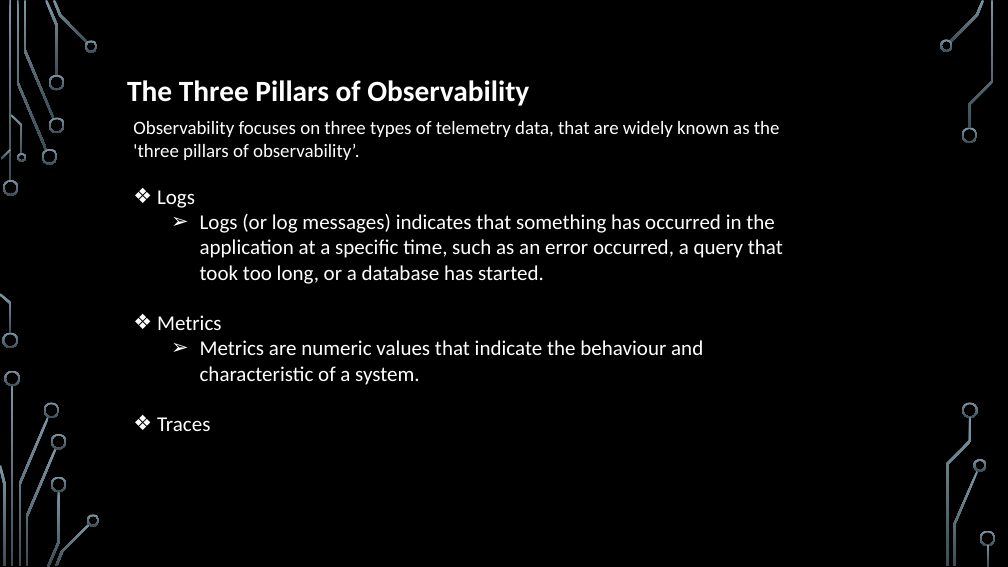
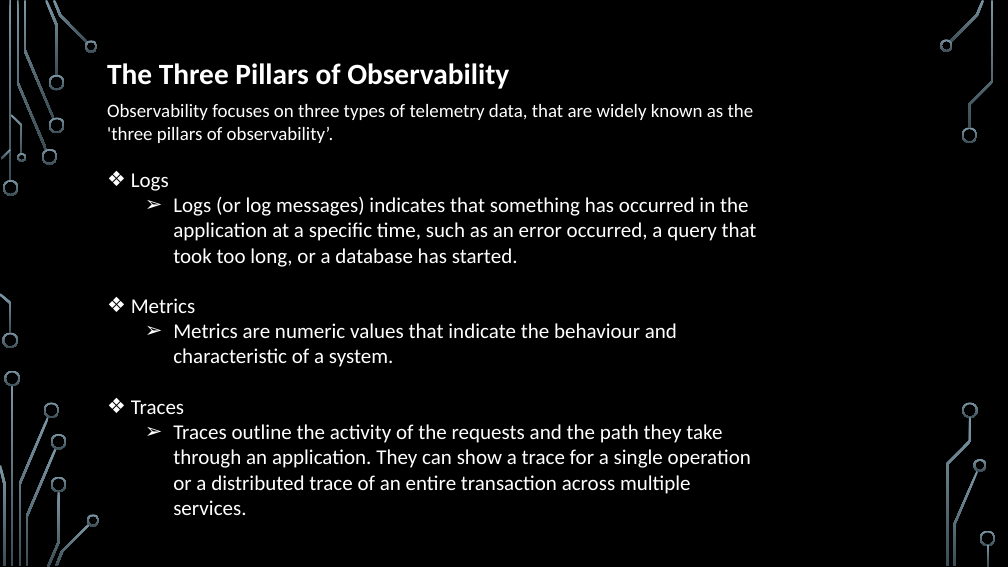
Before and after one commit to Mayur3099/Prometheus, a slide deck: slide 3 of Prometheus.pptx. Drawn at 1008x567 pixels with LibreOffice and Linux fonts; fonts in the diff are those of the drawing; background and template pictures are left out. Boxes give left, top, right and bottom in pixels: in the first picture for what was removed or moved away, otherwise in the second. Text is boxed around its words. In the diff, an @@ line names an element or a change of style, - is before the commit and + after.

Commit message:
Update ppt

```diff
--- a/Prometheus.pptx
+++ b/Prometheus.pptx
@@ text "The Three Pillars of Observability": place and size @@
-text "The Three Pillars of Observability" at box(127, 80, 529, 106)
+text "The Three Pillars of Observability" at box(107, 63, 509, 89)
@@ text "Observability focuses on three types ...": place and size @@
-text "Observability focuses on three types ..." at box(133, 121, 783, 431)
+text "Observability focuses on three types ..." at box(107, 104, 757, 515)
@@ text at box(173, 424, 751, 515): paragraph added @@
+  ➢ Traces outline the activity of the requests and the path they take through an application. They can show a trace for a single operation or a distributed trace of an entire transaction across multiple services.
```
Also in this commit, not shown: 6 slides added, 1 other file.
